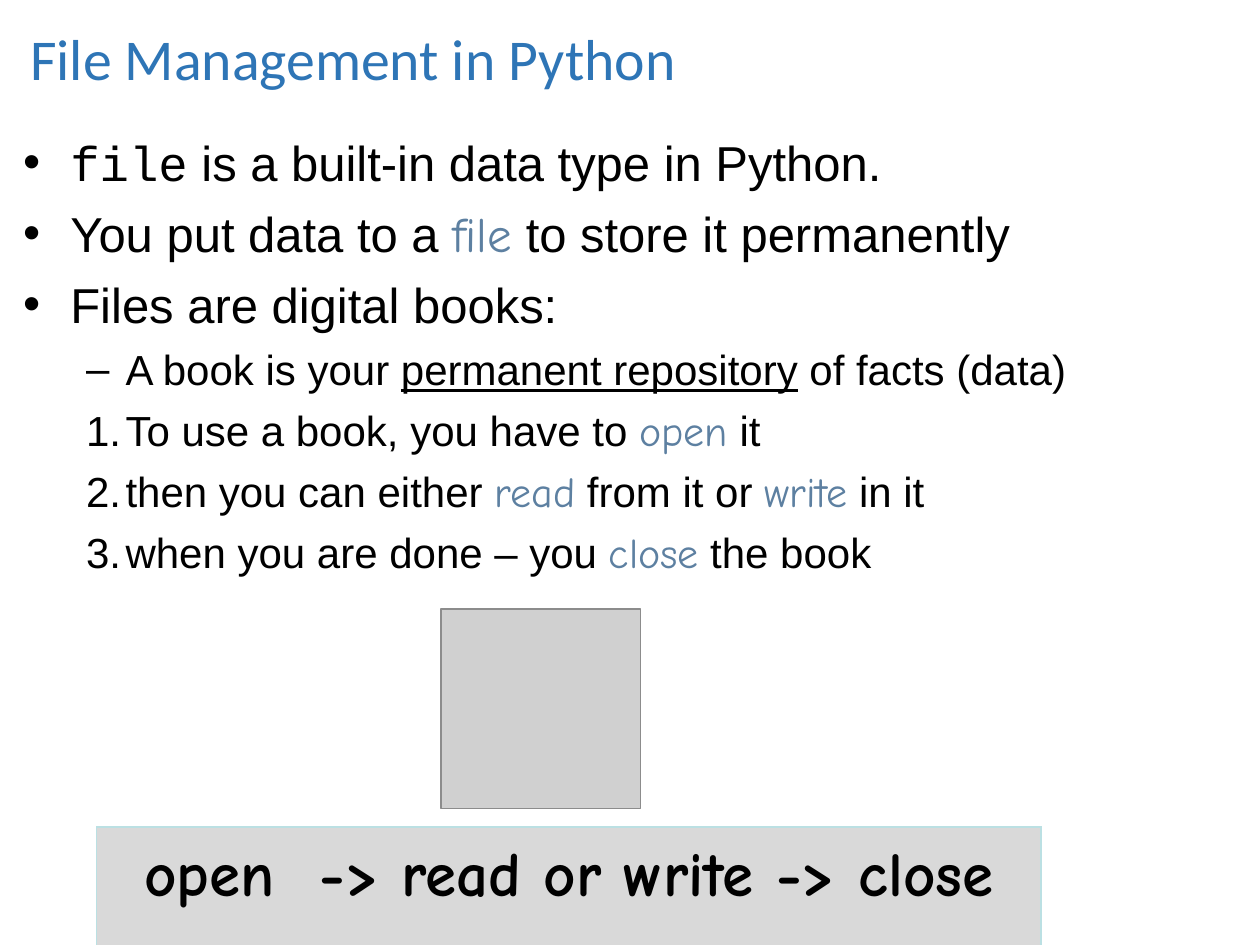
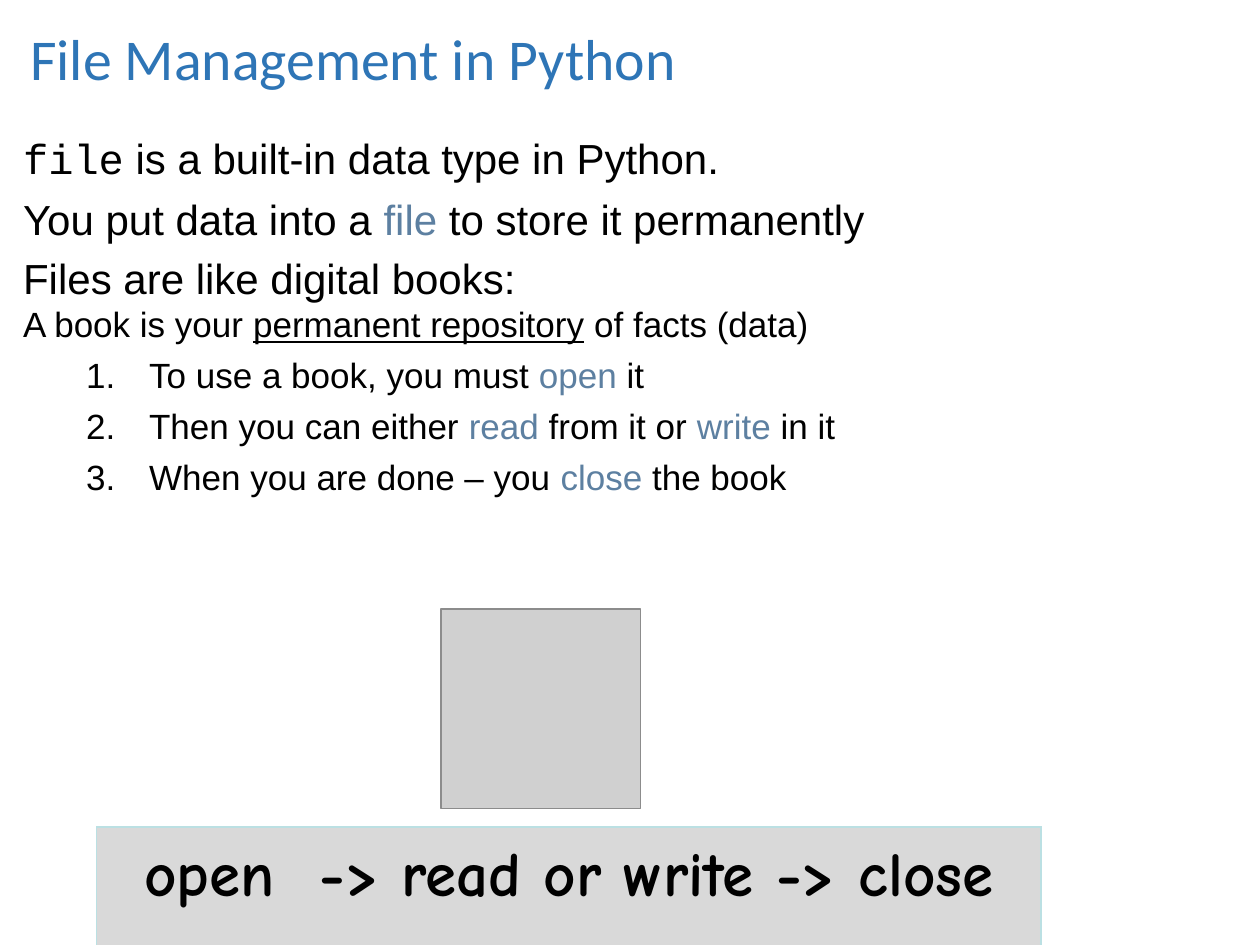
Before and after one commit to lgtateos/gis540, a slide deck: slide 5 of slides/fileIO.ppt. Drawn at 1260x945 pixels with LibreOffice and Linux fonts; fonts in the diff are those of the drawing; grey boxes stand for pictures. Boxes give left, top, right and bottom in pixels: in the first picture for what was removed or moved away, otherwise in the second. Text is boxed around its words. In the diff, an @@ line names an element or a change of style, - is before the commit and + after.

```diff
--- a/slides/fileIO.ppt
+++ b/slides/fileIO.ppt
@@ text at [23, 143, 719, 182]: size 28 to 24 pt in "file is a built-in data type in ..."; bullet • to none; less space between paragraphs @@
@@ text at [23, 204, 864, 496]: text changed; size 24 to 20 pt @@
-• You put data to a file to store it permanently
-• Files are digital books:
-  – A book is your permanent repository of facts (data)
-  1. To use a book, you have to open it
-  2. then you can either read from it or write in it
-  3. when you are done – you close the book
+You put data into a file to store it permanently
+Files are like digital books:
+A book is your permanent repository of facts (data)
+  1. To use a book, you must open it
+  2. Then you can either read from it or write in it
+  3. When you are done – you close the book
```
Also in this commit, not shown: 5 other slides changed.
